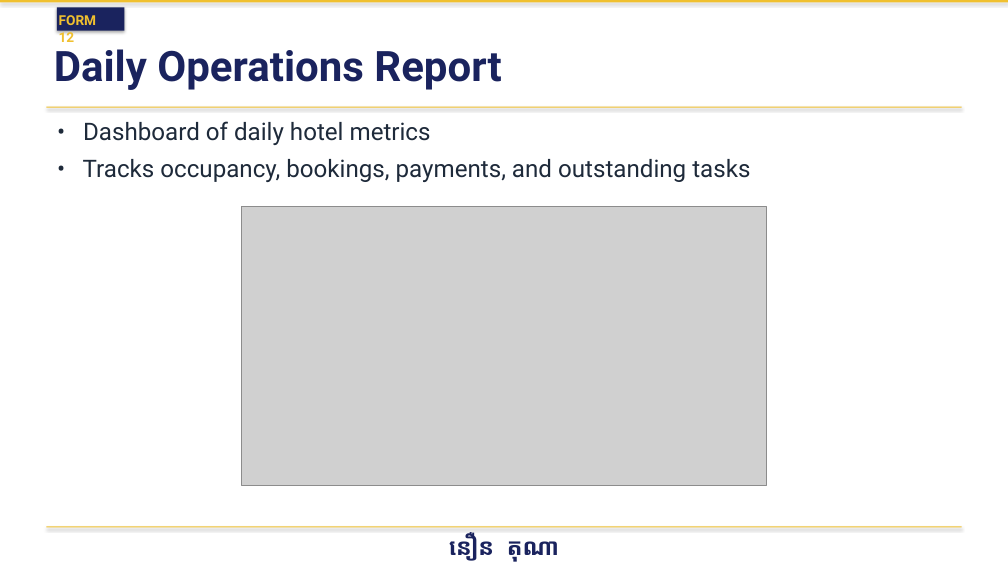
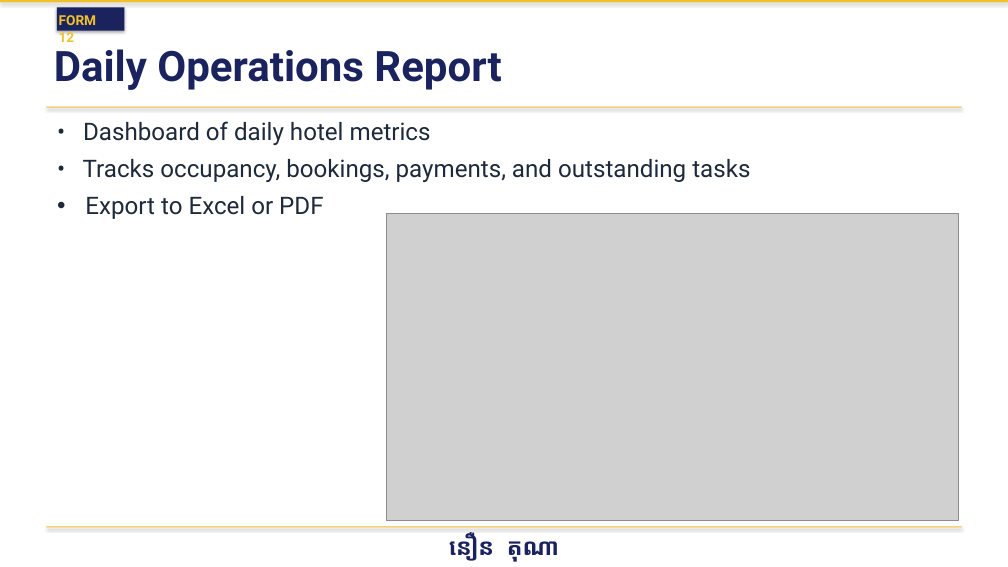
Before and after one commit to Vireakrom/hotel-management-system-OOAD, a slide deck: slide 15 of Documentation/HotelManagementSystem.pptx. Drawn at 1008x567 pixels with LibreOffice and Linux fonts; fonts in the diff are those of the drawing; grey boxes stand for pictures. Boxes give left, top, right and bottom in pixels: in the first picture for what was removed or moved away, otherwise in the second. Text is boxed around its words. In the diff, an @@ line names an element or a change of style, - is before the commit and + after.

```diff
--- a/Documentation/HotelManagementSystem.pptx
+++ b/Documentation/HotelManagementSystem.pptx
@@ text at [85,196,323,219]: paragraph added @@
+• Export to Excel or PDF
@@ picture removed at [241,206,766,485] @@
@@ picture added at [386,213,958,521] @@
```
Also in this commit, not shown: 13 other slides changed, 13 other files.
